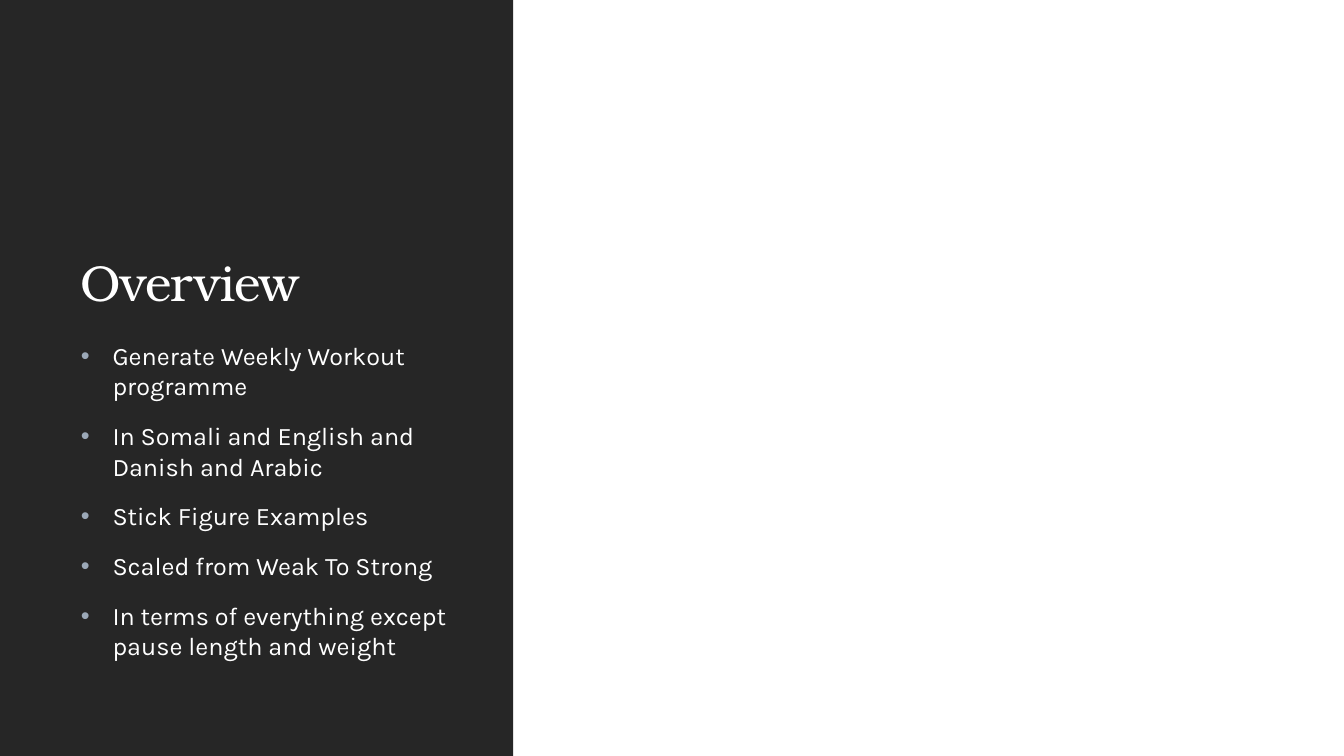
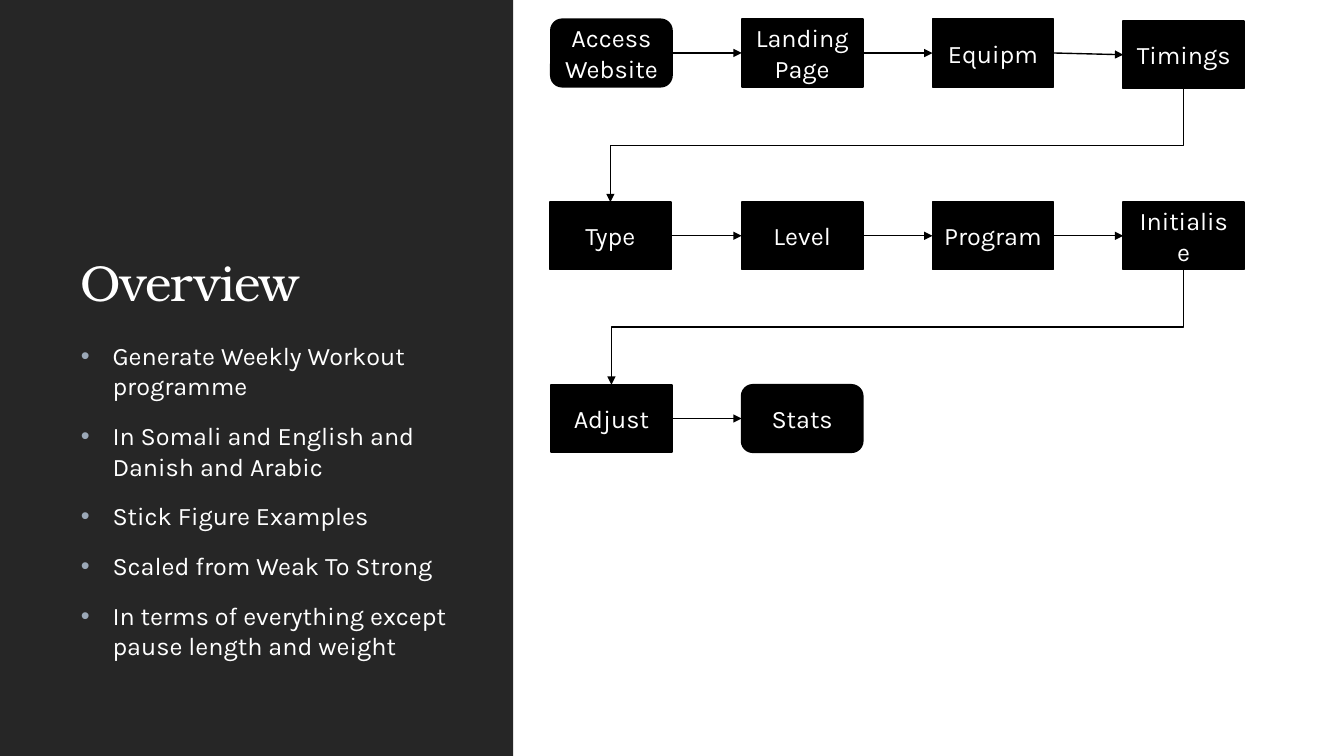
Before and after one commit to fyawil/BirBaro, a slide deck: slide 2 of BirBaro.pptx. Drawn at 1344x756 pixels with LibreOffice and Linux fonts; fonts in the diff are those of the drawing. Boxes give left, top, right and bottom in pixels: in the first picture for what was removed or moved away, otherwise in the second. Text is boxed around its words. In the diff, an @@ line names an element or a change of style, - is before the commit and + after.

```diff
--- a/BirBaro.pptx
+++ b/BirBaro.pptx
@@ rounded rectangle added at (x1=552, y1=19, x2=673, y2=87), fill #000000, outline #000000 1.25 pt, 18 pt, text #FFFFFF @@
+Access Website
@@ rectangle added at (x1=742, y1=19, x2=863, y2=87), fill #000000, outline #000000 1.25 pt, 18 pt, text #FFFFFF @@
+Landing Page
@@ rectangle added at (x1=933, y1=19, x2=1054, y2=87), fill #000000, outline #000000 1.25 pt, 18 pt, text #FFFFFF @@
+Equipm
@@ rectangle added at (x1=1123, y1=21, x2=1244, y2=89), fill #000000, outline #000000 1.25 pt, 18 pt, text #FFFFFF @@
+Timings
@@ elbow arrow added from (673, 53) to (742, 53), #000000 1 pt @@
@@ elbow arrow added from (863, 53) to (933, 53), #000000 1 pt @@
@@ arrow added from (1054, 53) to (1123, 54), #000000 1 pt @@
@@ elbow arrow added from (1184, 89) to (611, 202), #000000 1 pt @@
@@ rectangle added at (x1=551, y1=202, x2=671, y2=269), fill #000000, outline #000000 1.25 pt, 18 pt, text #FFFFFF @@
+Type
@@ rectangle added at (x1=742, y1=202, x2=863, y2=269), fill #000000, outline #000000 1.25 pt, 18 pt, text #FFFFFF @@
+Level
@@ rectangle added at (x1=933, y1=202, x2=1054, y2=269), fill #000000, outline #000000 1.25 pt, 18 pt, text #FFFFFF @@
+Program
@@ rectangle added at (x1=1123, y1=202, x2=1244, y2=269), fill #000000, outline #000000 1.25 pt, 18 pt, text #FFFFFF @@
+Initialise
@@ arrow added from (671, 236) to (742, 236), #000000 1 pt @@
@@ arrow added from (863, 236) to (933, 236), #000000 1 pt @@
@@ arrow added from (1054, 236) to (1123, 236), #000000 1 pt @@
@@ elbow arrow added from (1184, 269) to (612, 385), #000000 1 pt @@
@@ rectangle added at (x1=552, y1=385, x2=673, y2=453), fill #000000, outline #000000 1.25 pt, 18 pt, text #FFFFFF @@
+Adjust
@@ rounded rectangle added at (x1=742, y1=385, x2=863, y2=453), fill #000000, outline #000000 1.25 pt, 18 pt, text #FFFFFF @@
+Stats
@@ arrow added from (673, 418) to (742, 418), #000000 1 pt @@
```
Also in this commit, not shown: 1 slide added.
